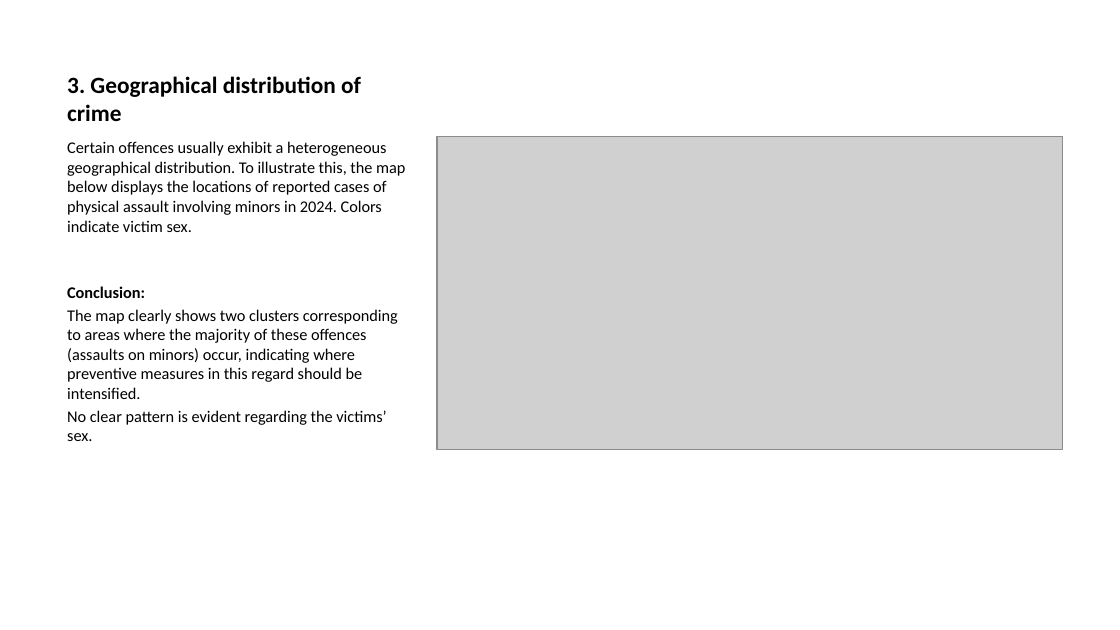
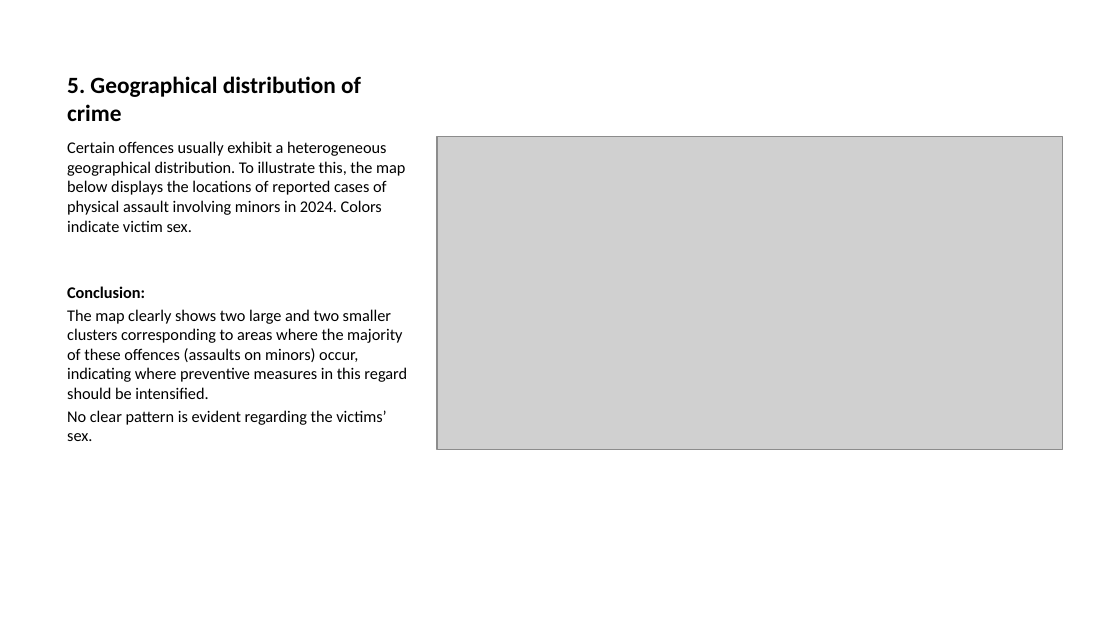
Before and after one commit to glizzynski/Project_Quarto_R, a slide deck: slide 8 of Project_Quarto_R.pptx (slide 5 before the commit). Drawn at 1120x630 pixels with LibreOffice and Linux fonts; fonts in the diff are those of the drawing; grey boxes stand for pictures. Boxes give left, top, right and bottom in pixels: in the first picture for what was removed or moved away, otherwise in the second. Text is boxed around its words. In the diff, an @@ line names an element or a change of style, - is before the commit and + after.

```diff
--- a/Project_Quarto_R.pptx
+++ b/Project_Quarto_R.pptx
@@ title at (67, 76, 361, 121): text changed @@
-3. Geographical distribution of crime
+5. Geographical distribution of crime
@@ text at (67, 309, 407, 399): text changed @@
-The map clearly shows two clusters corresponding to areas where the majority of these offences (assaults on minors) occur, indicating where preventive measures in this regard should be intensified.
+The map clearly shows two large and two smaller clusters corresponding to areas where the majority of these offences (assaults on minors) occur, indicating where preventive measures in this regard should be intensified.
```
Also in this commit, not shown: 5 other slides changed, 4 slides added, 3 other files.
